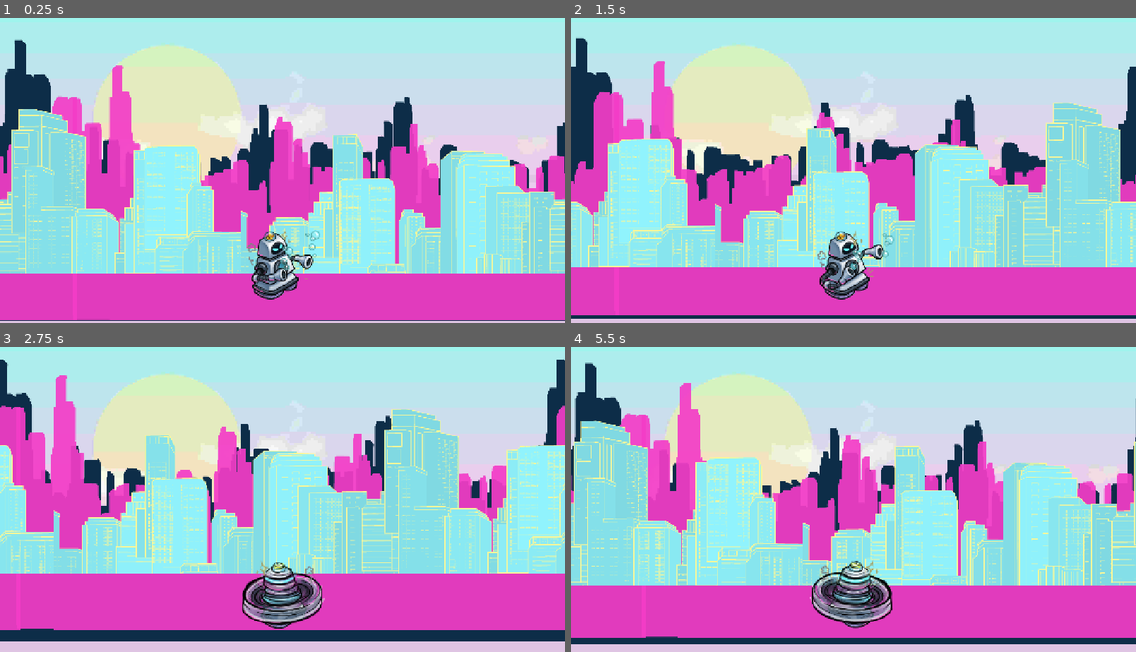
Above: before the commit, frames 1-4 (two rows, left to right).
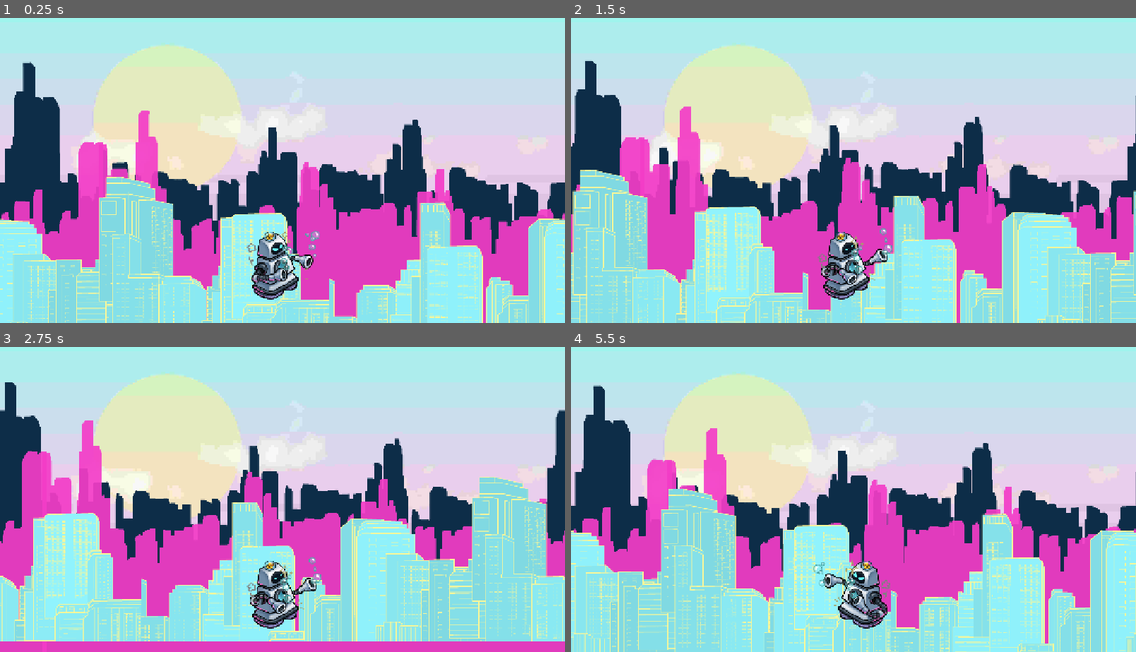
Above: after the commit, the same moments.

Repository: asdrome/bubbletron
Game: Godot game, scene res://Escenas/Dia.tscn
Two runs of this game, one before a commit and one after it. Both use one fixed random seed, a clock stepped at 60 frames per second and the inputs below.
Inputs:
- Up to frame 1 (0.25 s): no input
- Up to frame 2 (1.5 s): hold D (right) 0.53-1.28 s; hold Space (spin) 0.53-1.28 s; hold S (down) from 1.28 s (still down); tap Space (spin) at 1.35 s
- Up to frame 3 (2.75 s): release S (down) at 2.03 s; hold D (right) from 2.03 s (still down); hold Space (spin) from 2.03 s (still down)
- Up to frame 4 (5.5 s): release D (right) at 2.78 s; release Space (spin) at 2.78 s; hold W (up) 2.78-3.53 s; tap Space (spin) at 2.85, 4.35 s; hold Space (spin) 3.53-4.28 s; hold A (left) 3.53-5.03 s; hold S (down) from 5.03 s (still down); hold Space (spin) from 5.03 s (still down)

The runs differ from the first frame. In frame 1, 53% of the frame differs, in the area x 0-100%, y 6-100%; in frame 2, 55%; in frame 3, 61%, in the area x 0-100%, y 4-100%; in frame 4, 58%.

Commit message:
BubbleBot editado
Se cambio el AnimationSprite2D a un AnimationPlayer, falta la lógica para cambio de animación

Diff:
--- a/Escenas/BubbleBot.tscn
+++ b/Escenas/BubbleBot.tscn
@@ -1,128 +1,67 @@
-[gd_scene load_steps=16 format=3 uid="uid://cgdjx7lpencvj"]
+[gd_scene load_steps=7 format=3 uid="uid://cgdjx7lpencvj"]
 
 [ext_resource type="Script" uid="uid://dyqyhyxt2uxh7" path="res://Escenas/bubble_bot.gd" id="1_u5aif"]
 [ext_resource type="Texture2D" uid="uid://ttvocnyqtpf7" path="res://Assets/Personajes/Robot.png" id="2_qwty0"]
 
-[sub_resource type="AtlasTexture" id="AtlasTexture_eghiw"]
-atlas = ExtResource("2_qwty0")
-region = Rect2(0, 0, 200, 200)
+[sub_resource type="Animation" id="Animation_02v2i"]
+resource_name = "Idle"
+length = 1.2
+tracks/0/type = "value"
+tracks/0/imported = false
+tracks/0/enabled = true
+tracks/0/path = NodePath("Sprite2D:frame")
+tracks/0/interp = 1
+tracks/0/loop_wrap = true
+tracks/0/keys = {
+"times": PackedFloat32Array(0, 0.133333, 0.266667, 0.4, 0.533333, 0.666667, 0.8, 0.933333),
+"transitions": PackedFloat32Array(1, 1, 1, 1, 1, 1, 1, 1),
+"update": 1,
+"values": [0, 1, 2, 3, 0, 1, 2, 3]
+}
 
-[sub_resource type="AtlasTexture" id="AtlasTexture_e0fyj"]
-atlas = ExtResource("2_qwty0")
-region = Rect2(200, 0, 200, 200)
+[sub_resource type="Animation" id="Animation_dj4u3"]
+length = 0.001
+tracks/0/type = "value"
+tracks/0/imported = false
+tracks/0/enabled = true
+tracks/0/path = NodePath("Sprite2D:frame")
+tracks/0/interp = 1
+tracks/0/loop_wrap = true
+tracks/0/keys = {
+"times": PackedFloat32Array(0),
+"transitions": PackedFloat32Array(1),
+"update": 1,
+"values": [0]
+}
 
-[sub_resource type="AtlasTexture" id="AtlasTexture_i1yjb"]
-atlas = ExtResource("2_qwty0")
-region = Rect2(400, 0, 200, 200)
+[sub_resource type="AnimationLibrary" id="AnimationLibrary_bau71"]
+_data = {
+&"Idle": SubResource("Animation_02v2i"),
+&"RESET": SubResource("Animation_dj4u3")
+}
 
-[sub_resource type="AtlasTexture" id="AtlasTexture_pvmuy"]
-atlas = ExtResource("2_qwty0")
-region = Rect2(600, 0, 200, 200)
-
-[sub_resource type="AtlasTexture" id="AtlasTexture_02v2i"]
-atlas = ExtResource("2_qwty0")
-region = Rect2(0, 400, 200, 200)
-
-[sub_resource type="AtlasTexture" id="AtlasTexture_dj4u3"]
-atlas = ExtResource("2_qwty0")
-region = Rect2(200, 400, 200, 200)
-
-[sub_resource type="AtlasTexture" id="AtlasTexture_7mu8u"]
-atlas = ExtResource("2_qwty0")
-region = Rect2(400, 400, 200, 200)
-
-[sub_resource type="AtlasTexture" id="AtlasTexture_bau71"]
-atlas = ExtResource("2_qwty0")
-region = Rect2(600, 400, 200, 200)
-
-[sub_resource type="AtlasTexture" id="AtlasTexture_4dw1l"]
-atlas = ExtResource("2_qwty0")
-region = Rect2(800, 400, 200, 200)
-
-[sub_resource type="AtlasTexture" id="AtlasTexture_jv5a1"]
-atlas = ExtResource("2_qwty0")
-region = Rect2(1000, 400, 200, 200)
-
-[sub_resource type="AtlasTexture" id="AtlasTexture_v12fp"]
-atlas = ExtResource("2_qwty0")
-region = Rect2(0, 600, 200, 200)
-
-[sub_resource type="SpriteFrames" id="SpriteFrames_qjrax"]
-animations = [{
-"frames": [{
-"duration": 1.0,
-"texture": SubResource("AtlasTexture_eghiw")
-}, {
-"duration": 1.0,
-"texture": SubResource("AtlasTexture_e0fyj")
-}, {
-"duration": 1.0,
-"texture": SubResource("AtlasTexture_i1yjb")
-}, {
-"duration": 1.0,
-"texture": SubResource("AtlasTexture_pvmuy")
-}],
-"loop": true,
-"name": &"idle",
-"speed": 5.0
-}, {
-"frames": [{
-"duration": 1.0,
-"texture": SubResource("AtlasTexture_02v2i")
-}, {
-"duration": 1.0,
-"texture": SubResource("AtlasTexture_dj4u3")
-}, {
-"duration": 1.0,
-"texture": SubResource("AtlasTexture_dj4u3")
-}, {
-"duration": 1.0,
-"texture": SubResource("AtlasTexture_7mu8u")
-}, {
-"duration": 1.0,
-"texture": SubResource("AtlasTexture_bau71")
-}, {
-"duration": 1.0,
-"texture": SubResource("AtlasTexture_4dw1l")
-}, {
-"duration": 1.0,
-"texture": SubResource("AtlasTexture_7mu8u")
-}, {
-"duration": 1.0,
-"texture": SubResource("AtlasTexture_bau71")
-}, {
-"duration": 1.0,
-"texture": SubResource("AtlasTexture_4dw1l")
-}, {
-"duration": 1.0,
-"texture": SubResource("AtlasTexture_jv5a1")
-}, {
-"duration": 1.0,
-"texture": SubResource("AtlasTexture_v12fp")
-}],
-"loop": true,
-"name": &"spin",
-"speed": 8.0
-}]
-
-[sub_resource type="RectangleShape2D" id="RectangleShape2D_32ow8"]
-size = Vector2(96, 120)
+[sub_resource type="RectangleShape2D" id="RectangleShape2D_02v2i"]
+size = Vector2(96, 152)
 
 [node name="BubbleBot" type="CharacterBody2D"]
+texture_filter = 1
 script = ExtResource("1_u5aif")
 
-[node name="AnimatedSprite2D" type="AnimatedSprite2D" parent="."]
-sprite_frames = SubResource("SpriteFrames_qjrax")
-animation = &"idle"
-autoplay = "idle"
-frame_progress = 0.514383
-
-[node name="CollisionShape2D" type="CollisionShape2D" parent="."]
-position = Vector2(-16, -4)
-shape = SubResource("RectangleShape2D_32ow8")
+[node name="Sprite2D" type="Sprite2D" parent="."]
+texture = ExtResource("2_qwty0")
+hframes = 6
+vframes = 6
 
 [node name="AnimationPlayer" type="AnimationPlayer" parent="."]
+libraries = {
+&"": SubResource("AnimationLibrary_bau71")
+}
 
 [node name="Camera2D" type="Camera2D" parent="."]
 position = Vector2(0, -232)
 process_callback = 0
+
+[node name="CollisionShape2D" type="CollisionShape2D" parent="."]
+shape = SubResource("RectangleShape2D_02v2i")
+
+[connection signal="animation_finished" from="AnimationPlayer" to="." method="_on_animation_player_animation_finished"]
--- a/Escenas/Dia.tscn
+++ b/Escenas/Dia.tscn
@@ -9,7 +9,7 @@
 [node name="Dia" type="Node2D"]
 
 [node name="CharacterBody2D" parent="." instance=ExtResource("1_37t85")]
-position = Vector2(94, 632)
+position = Vector2(-104, 120)
 
 [node name="ParallaxBackground" type="ParallaxBackground" parent="."]
 
--- a/Escenas/bubble_bot.gd
+++ b/Escenas/bubble_bot.gd
@@ -1,10 +1,12 @@
 extends CharacterBody2D
 
 @export var speed = 300
-var sprite : AnimatedSprite2D
+@onready var sprite : Sprite2D
+@onready var animation_player = $AnimationPlayer
 
 func _ready() -> void:
-	sprite = $AnimatedSprite2D
+	sprite = $Sprite2D
+	animation_player.play("Idle")
 
 func get_input():
 	var input_direction = Input.get_vector("left", "right", "up", "down")
@@ -19,8 +21,13 @@
 	get_input()
 	move_and_slide()
 
-func _input(event):
-	if event.is_action_pressed("spin"):
-		sprite.play("spin")
-	else:
-		sprite.play("idle")
+# Falta agregar la logica para que haga el spin
+#func _input(event):
+	#if event.is_action_pressed("spin"):
+		#sprite.play("spin")
+	#else:
+		#sprite.play("idle")
+
+func _on_animation_player_animation_finished(anim_name: StringName) -> void:
+	if anim_name == "Idle":
+		animation_player.play("Idle")
